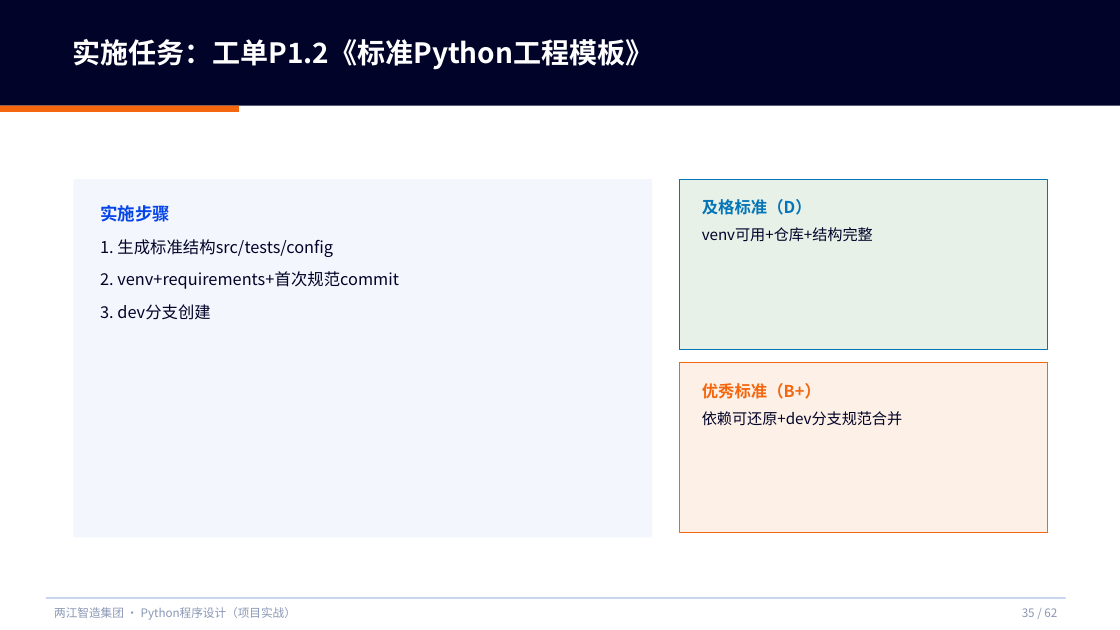
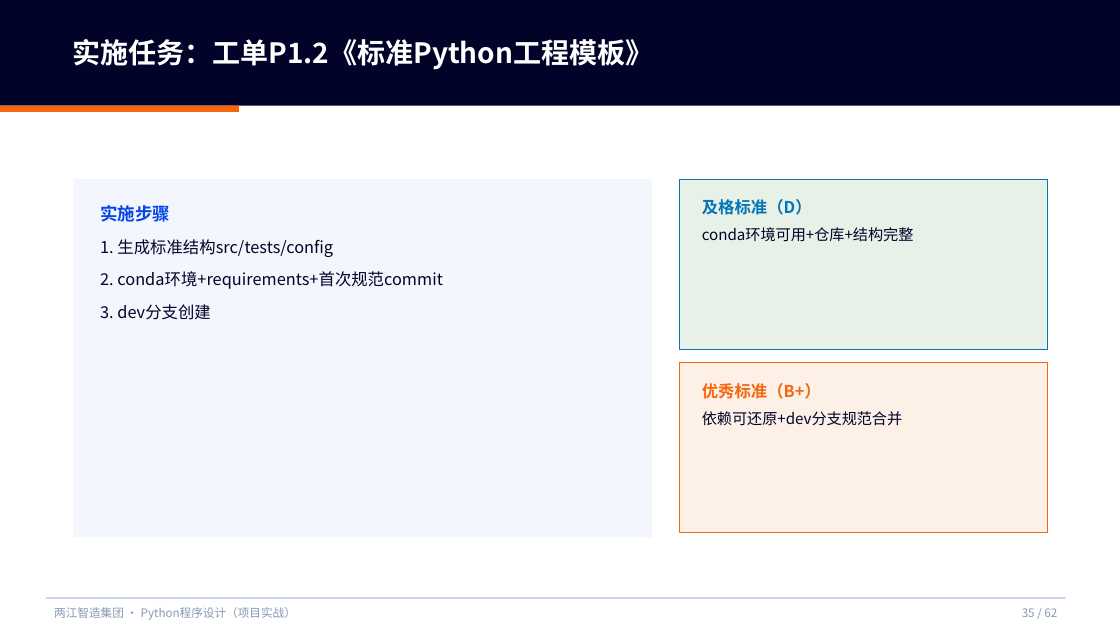
Before and after one commit to tianqiongenze/ai-course-teaching-resources, a slide deck: slide 35 of 03-Python程序设计-项目实战/V2授课PPT/W02-第3次课-像企业团队一样写代码.pptx. Drawn at 1120x630 pixels with LibreOffice and Linux fonts; fonts in the diff are those of the drawing. Boxes give left, top, right and bottom in pixels: in the first picture for what was removed or moved away, otherwise in the second. Text is boxed around its words. In the diff, an @@ line names an element or a change of style, - is before the commit and + after.

```diff
--- a/03-Python程序设计-项目实战/V2授课PPT/W02-第3次课-像企业团队一样写代码.pptx
+++ b/03-Python程序设计-项目实战/V2授课PPT/W02-第3次课-像企业团队一样写代码.pptx
@@ text at (702, 227, 914, 242): text changed @@
-venv可用+仓库+结构完整
+conda环境可用+仓库+结构完整
@@ text at (100, 271, 443, 289): text changed @@
-2. venv+requirements+首次规范commit
+2. conda环境+requirements+首次规范commit
```
Also in this commit, not shown: 14 other slides changed, 14 other files.
